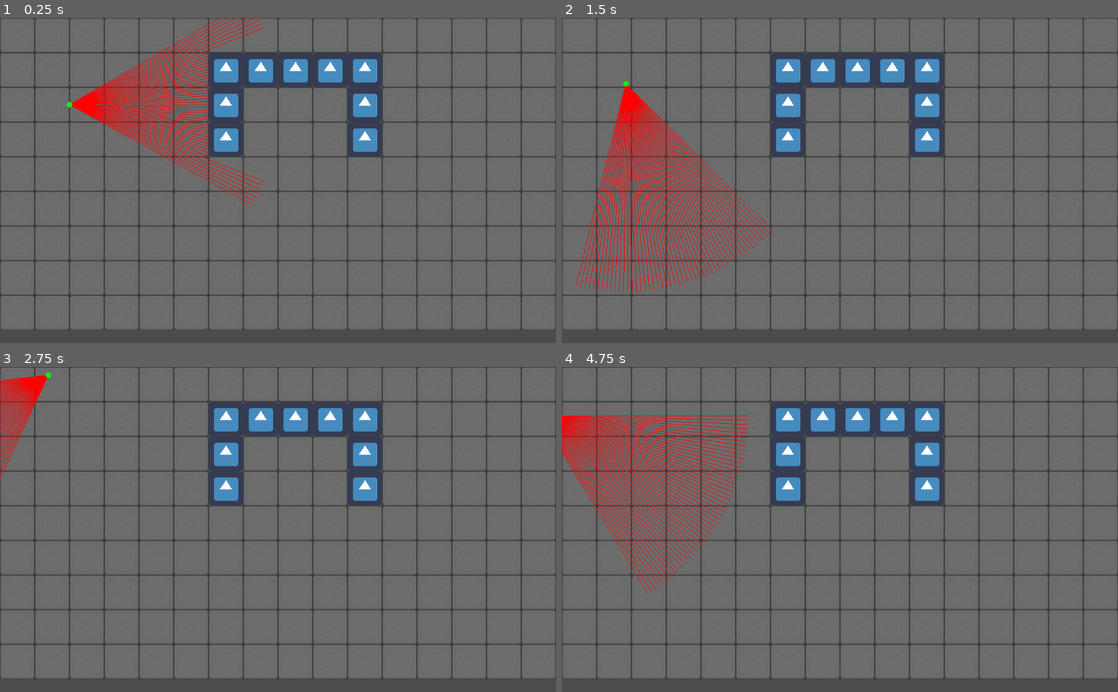
Above: before the commit, frames 1-4 (two rows, left to right).
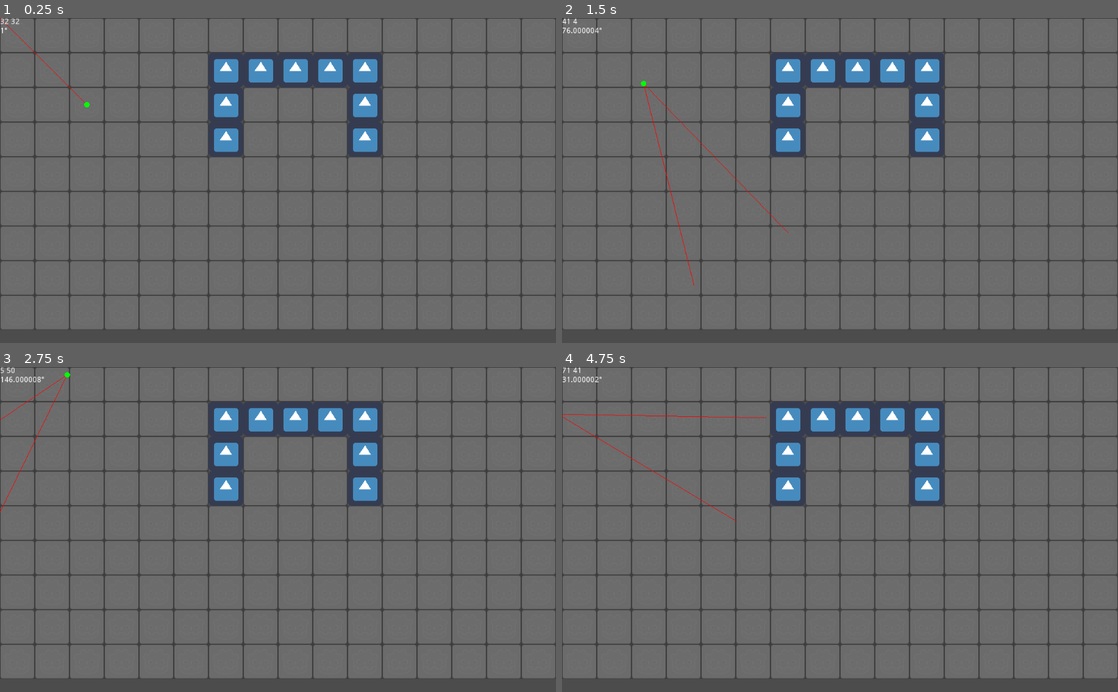
Above: after the commit, the same moments.

Repository: Nutriz/RaycastingWithGodot
Game: Godot game, scene res://Game.tscn
Same seed, same stepped clock (60 frames per second), same inputs: the game is played once before the commit and once after it. The engine's default icon, where the game draws it, is replaced by a stand-in: a white triangle on a blue panel in a dark square.
Inputs:
- Up to frame 1 (0.25 s): no input
- Up to frame 2 (1.5 s): tap Enter at 0.5 s; hold Right (ui_right) 0.53-1.28 s; hold Down (ui_down) from 1.28 s (still down)
- Up to frame 3 (2.75 s): release Down (ui_down) at 2.03 s; hold Right (ui_right) from 2.03 s (still down)
- Up to frame 4 (4.75 s): release Right (ui_right) at 2.78 s; hold Up (ui_up) 2.78-3.53 s; hold Left (ui_left) from 3.53 s (still down)

The runs differ from the first frame. In frame 1, 3.5% of the frame differs, in the area x 0-48%, y 0-58%; in frame 2, 4.9%, in the area x 0-41%, y 0-85%; in frame 3, 1.2%; in frame 4, 4.4%.

Commit message:
Optimized intersect function, step 1

Diff:
--- a/Camera.gd
+++ b/Camera.gd
@@ -1,7 +1,7 @@
 extends Position2D
 
 # CAMERA
-export var WIDTH_SCREEN = 50
+export var WIDTH_SCREEN = 2
 const HEIGHT_SCREEN = 200
 const FOV = 60
 var ANGLE_INCR
@@ -10,8 +10,8 @@
 export var angleSpeed = 100
 var rays = []
 
-var pos = Vector2(64*2, 64*2.5)
-var ang = 0
+var pos = Vector2(64*2.5, 64*2.5)
+var angle = 1
 
 func _ready():
 	ANGLE_INCR = float(FOV) / float(WIDTH_SCREEN)
@@ -20,21 +20,32 @@
 
 func _process(delta):
 	var curr_pos = pos
-	var curr_ang = ang
+	var curr_ang = angle
 	if Input.is_action_pressed("ui_up"):
-		pos.x += dCos(ang)*moveSpeed*delta
-		pos.y += dSin(ang)*moveSpeed*delta
+		pos.x += dCos(angle)*moveSpeed*delta
+		pos.y += dSin(angle)*moveSpeed*delta
 	if Input.is_action_pressed("ui_down"):
-		pos.x -= dCos(ang)*moveSpeed*delta
-		pos.y -= dSin(ang)*moveSpeed*delta
+		pos.x -= dCos(angle)*moveSpeed*delta
+		pos.y -= dSin(angle)*moveSpeed*delta
 	if Input.is_action_pressed("ui_left"):
-		ang -= angleSpeed*delta
+		angle -= angleSpeed*delta
 	if Input.is_action_pressed("ui_right"):
-		ang += angleSpeed*delta
+		angle += angleSpeed*delta
 
-	if curr_pos != pos or curr_ang != ang:
+	if angle > 360:
+		angle = 0
+
+	if angle < 0:
+		angle = 360
+
+
+	if curr_pos != pos or curr_ang != angle:
 		projection()
 		update()
+
+	var dist_from_next_col = 64-int(curr_pos.x)%64
+	var dist_from_next_row = 64-int(curr_pos.y)%64
+	$Label.text = str(dist_from_next_col) + " " + str(dist_from_next_row) + "\n" + str(angle) + "°"
 
 func projection():
 	for i in range(rays.size()):
@@ -42,12 +53,32 @@
 		if intersect:
 			rays[i] = intersect
 		else:
-			rays[i].x = pos.x + rayLength*dCos((ang-FOV/2) + i*ANGLE_INCR)
-			rays[i].y = pos.y + rayLength*dSin((ang-FOV/2) + i*ANGLE_INCR)
+			rays[i].x = pos.x + rayLength*dCos((angle-FOV/2) + i*ANGLE_INCR)
+			rays[i].y = pos.y + rayLength*dSin((angle-FOV/2) + i*ANGLE_INCR)
 
+func optimized_intersect(i):
+	# horizontal wall check
+	if angle > 180 and angle < 360:
+		var next_row_y = int(pos.y/64)*64
+		var next_row_x = (pos.y-next_row_y)/dTan(-angle)
+		draw_line(pos, Vector2(pos.x+next_row_x, next_row_y), ColorN("green"), 1)
+	elif angle < 180 and angle > 0:
+		var next_row_y = int(pos.y/64)*64 + 64 #/2
+		var next_row_x = (pos.y-next_row_y)/dTan(-angle)
+		draw_line(pos, Vector2(pos.x+next_row_x, next_row_y), ColorN("green"), 1)
+
+	# vertical wall check
+	if angle > 270 and angle < 360 or angle > 0 and angle < 90:
+		var next_col_x = int(pos.x/64)*64 + 64
+		var next_col_y = pos.y + (next_col_x-pos.x)*dTan(angle)
+		draw_line(pos, Vector2(next_col_x, next_col_y), ColorN("yellow"), 1)
+	elif angle > 90 and angle < 270:
+		var next_col_x = int(pos.x/64)*64
+		var next_col_y = pos.y - (next_col_x-pos.x)*dTan(-angle)
+		draw_line(pos, Vector2(next_col_x, next_col_y), ColorN("yellow"), 1)
 
 func intersect(i):
-	var fAngle = (ang-FOV/2) + i*ANGLE_INCR
+	var fAngle = (angle-FOV/2) + i*ANGLE_INCR
 	var dir = Vector2(dCos(fAngle), dSin(fAngle))
 	for l in range(rayLength):
 		var dx = pos.x + l * dir.x
@@ -61,21 +92,18 @@
 	for r in rays:
 		draw_line(pos, r, ColorN("red"), 1)
 
+	# draw player pos
 	draw_circle(pos, 5, ColorN("green"))
 
 
 func hasWall(x, y):
 	return get_parent().get_node("TileMap").get_cell(x ,y) == 1
 
-func toRadian(degree):
-	return (PI/180) * degree
-
 func dCos(degree):
-	return cos(toRadian(degree))
+	return cos(deg2rad(degree))
 
 func dSin(degree):
-	return sin(toRadian(degree))
+	return sin(deg2rad(degree))
 
-func _on_Timer_timeout():
-	projection()
-	update()
+func dTan(degree):
+	return tan(deg2rad(degree))
--- a/Game.tscn
+++ b/Game.tscn
@@ -29,15 +29,24 @@
 [node name="Camera" type="Position2D" parent="."]
 script = ExtResource( 3 )
 _sections_unfolded = [ "Transform" ]
-WIDTH_SCREEN = 50
+WIDTH_SCREEN = 2
 rayLength = 384
 moveSpeed = 200
 angleSpeed = 100
 
-[node name="Timer" type="Timer" parent="."]
-process_mode = 1
-wait_time = 0.1
-one_shot = false
-autostart = true
-
-[connection signal="timeout" from="Timer" to="Camera" method="_on_Timer_timeout"]
+[node name="Label" type="Label" parent="Camera"]
+anchor_left = 0.0
+anchor_top = 0.0
+anchor_right = 0.0
+anchor_bottom = 0.0
+margin_right = 40.0
+margin_bottom = 14.0
+rect_pivot_offset = Vector2( 0, 0 )
+rect_clip_content = false
+mouse_filter = 2
+mouse_default_cursor_shape = 0
+size_flags_horizontal = 1
+size_flags_vertical = 4
+percent_visible = 1.0
+lines_skipped = 0
+max_lines_visible = -1
